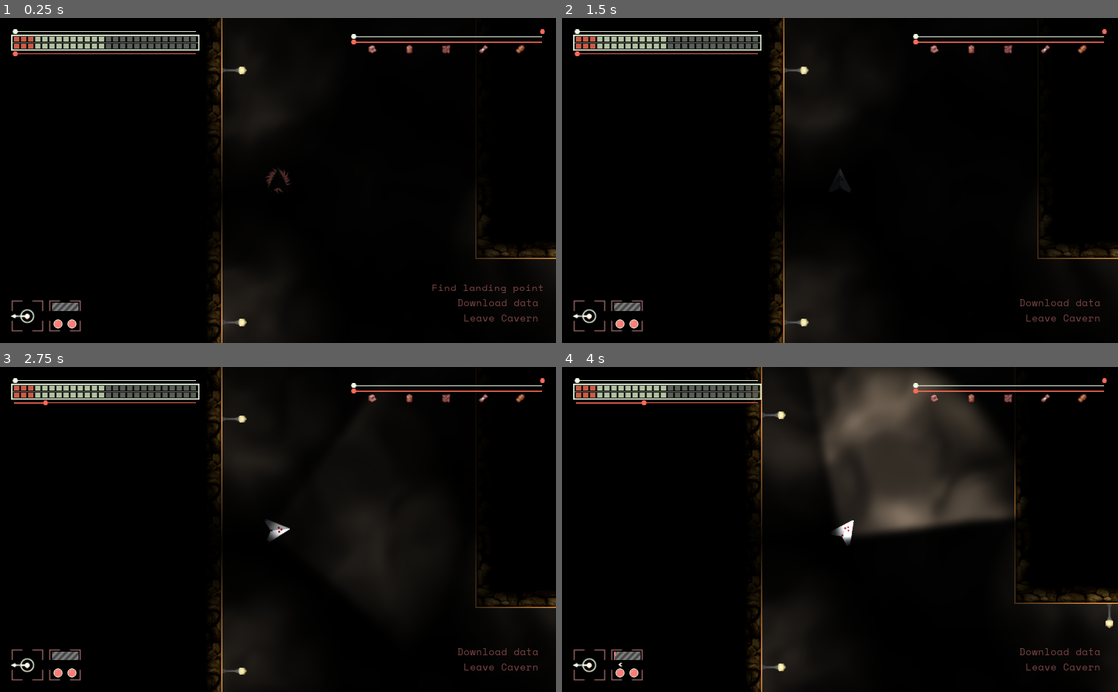
Above: before the commit, frames 1-4 (two rows, left to right).
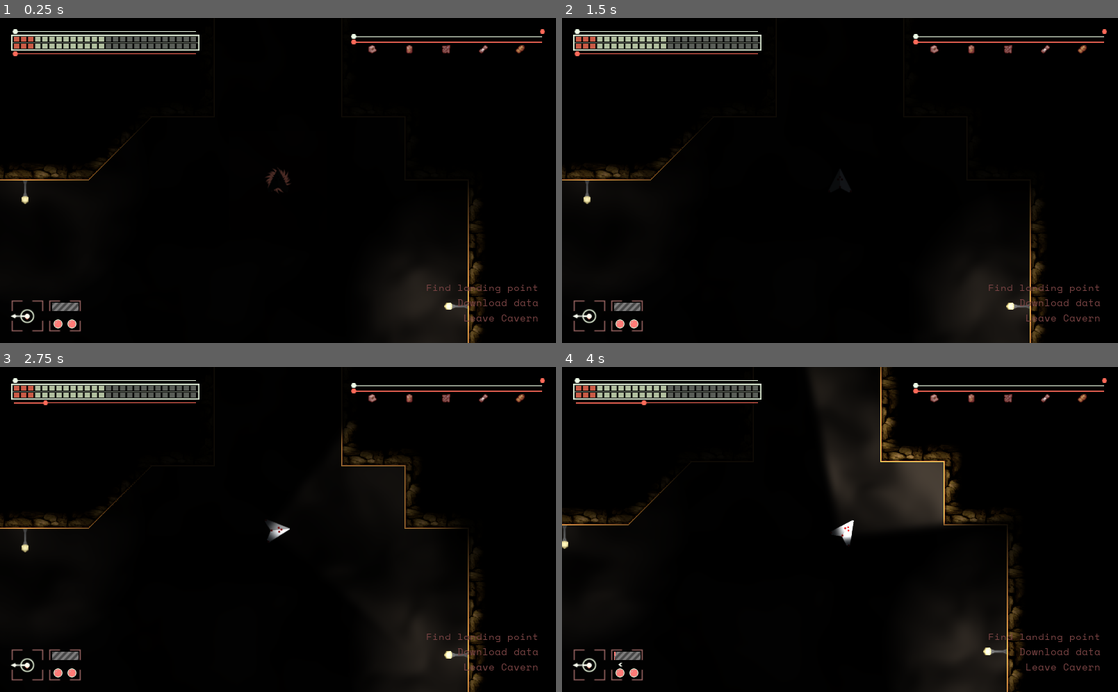
Above: after the commit, the same moments.

Repository: maximinus/scheme7
Game: Godot game, scene res://scenes/World.tscn
Same seed, same stepped clock (60 frames per second), same inputs: the game is played once before the commit and once after it. Sound files missing from this copy of the repository are replaced by a short silence.
Inputs:
- Up to frame 1 (0.25 s): no input
- Up to frame 2 (1.5 s): hold D (RightTurn) 0.53-1.28 s; tap Space (FireLaser) at 0.6 s; tap Enter at 1.25 s; hold M (download) from 1.28 s (still down); tap K (FullBeam) at 1.35 s
- Up to frame 3 (2.75 s): tap Space (FireLaser) at 2 s; release M (download) at 2.03 s; hold D (RightTurn) from 2.03 s (still down); tap L (Lights) at 2.1 s
- Up to frame 4 (4 s): release D (RightTurn) at 2.78 s; hold W (Thrust) 2.78-3.53 s; tap Space (FireLaser) at 2.85 s; hold A (LeftTurn) from 3.53 s (still down); tap K (FullBeam) at 3.6 s

The runs differ from the first frame. In frame 1, 5.8% of the frame differs, in the area x 0-100%, y 0-100%; in frame 2, 5.4%; in frame 3, 6.3%; in frame 4, 17%.

Commit message:
Mission objective animations work

Diff:
--- a/Scheme7/scenes/LevelObjects/Lander/DataTransfer/LanderDataTransfer.gd
+++ b/Scheme7/scenes/LevelObjects/Lander/DataTransfer/LanderDataTransfer.gd
@@ -80,6 +80,7 @@
 	processing = false
 	downloading = false
 	completed = true
+	emit_signal('download_finished')
 
 func _on_Timer_timeout():
 	hide()
--- a/Scheme7/scenes/Player/Player.gd
+++ b/Scheme7/scenes/Player/Player.gd
@@ -63,6 +63,8 @@
 	player.reset()
 
 func _process(delta):
+	# update general access area
+	player.position = position
 	if processing == false:
 		return
 	# check rocket functions before movement
--- a/Scheme7/scenes/PlayerUI/MissionObjectives/MissionObjectives.gd
+++ b/Scheme7/scenes/PlayerUI/MissionObjectives/MissionObjectives.gd
@@ -7,7 +7,7 @@
 const MARGIN = 32
 
 var lander_pos = Vector2(1224.0, 2304.0)
-
+var lander_found = false
 var objectives = []
 
 func _ready():
@@ -21,7 +21,6 @@
 		setPosition(obj_label)
 		objectives.append(obj_label)
 		add_child(obj_label)
-	moveTopLabel()
 
 func setPosition(label_node):
 	var size = label_node.get_minimum_size()
@@ -34,30 +33,25 @@
 
 func moveTopLabel():
 	# the top label is the last one in the list
-	var tween = Tween.new()
 	var node = objectives[-1]
-	add_child_below_node(node, tween)
 	var from = node.rect_position
 	var distance = node.rect_size.x + MARGIN
 	var to = Vector2(from.x + distance, from.y)
-	tween.interpolate_property(node, 'rect_position', from, to,
-		1.2, Tween.TRANS_QUAD, Tween.EASE_IN)
-	tween.connect('tween_completed', self, 'tweenComplete')
-	tween.start()
+	$Tween.interpolate_property(node, 'rect_position', from, to,
+		1.5, Tween.TRANS_QUAD, Tween.EASE_IN)
+	$Tween.start()
+	objectives.pop_back()
 
-func tweenComplete():
-	# top animation is done
-	var node = objectives.pop_back()
-	node.queue_free()
+func downloaded():
+	moveTopLabel()
 
 func _process(delta):
-	#if lander_found == true:
-	#	return
-	#var delta_distance = $Player.position - $Lander.position
-	#var distance = pow(delta_distance.x, 2.0) + pow(delta_distance.y, 2.0)
-	#distance = sqrt(distance)
-	#if distance < 360:
-	#	lander_found = true
-	#	$Lander.startAnimation()
-	#	$UILayer/MissionObjectives.slideOff()
-	pass
+	if lander_found == true:
+		return
+	var player_pos = Globals.player.position
+	var delta_distance = player_pos - lander_pos
+	var distance = pow(delta_distance.x, 2.0) + pow(delta_distance.y, 2.0)
+	distance = sqrt(distance)
+	if distance < 360:
+		lander_found = true
+		moveTopLabel()
--- a/Scheme7/scenes/PlayerUI/MissionObjectives/MissionObjectives.tscn
+++ b/Scheme7/scenes/PlayerUI/MissionObjectives/MissionObjectives.tscn
@@ -4,3 +4,5 @@
 
 [node name="Objectives" type="Node2D"]
 script = ExtResource( 2 )
+
+[node name="Tween" type="Tween" parent="."]
--- a/Scheme7/scenes/World.gd
+++ b/Scheme7/scenes/World.gd
@@ -16,6 +16,7 @@
 	$Player.connect('laser_fire', self, 'playerLaser')
 	$Player.connect('player_dead', self, 'playerDead')
 	$Player.connect('player_landed', self, 'playerLanded')
+	$UILayer/LanderDataTransfer.connect('download_finished', self, 'downloaded')
 	$UILayer/DeathNotice.connect('next_life', self, 'nextLife')
 	$CanvasModulate.show()
 	spawnIn()
@@ -26,6 +27,9 @@
 		if $Player.landed == false:
 			# we took off, so reset animation
 			$UILayer/LanderDataTransfer.reset()
+
+func downloaded():
+	$UILayer/MissionObjectives.downloaded()
 
 func playerCollision(position):
 	var new_node = EXPLOSION.instance()
--- a/Scheme7/scenes/World.tscn
+++ b/Scheme7/scenes/World.tscn
@@ -198,7 +198,7 @@
 one_shot = true
 
 [node name="Player" parent="." instance=ExtResource( 2 )]
-position = Vector2( -400, 1760 )
+position = Vector2( 512, 896 )
 
 [node name="Camera2D" type="Camera2D" parent="Player"]
 current = true
